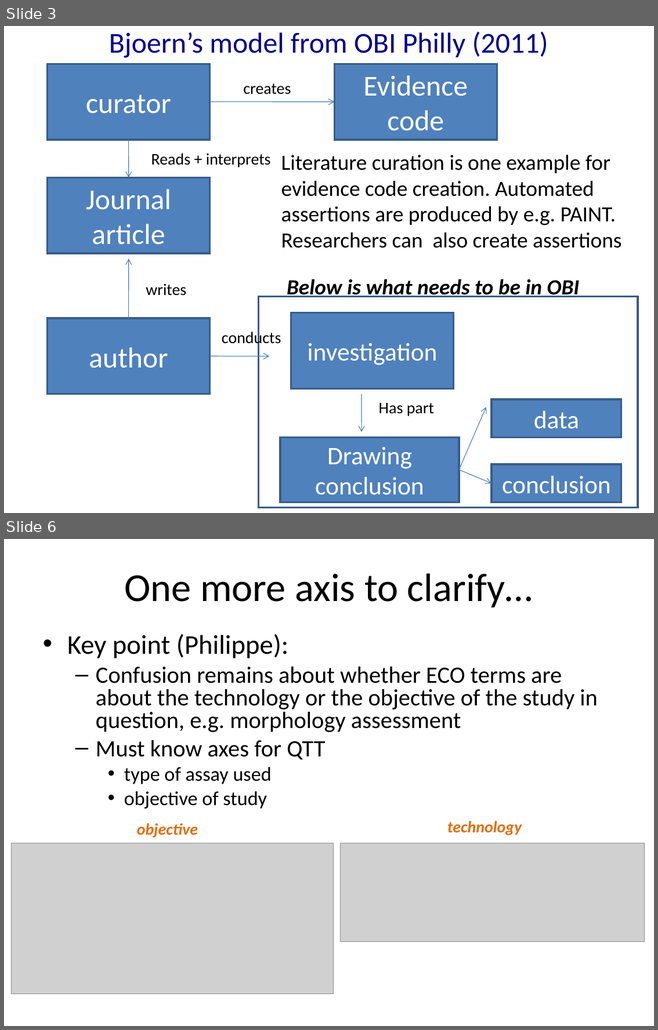
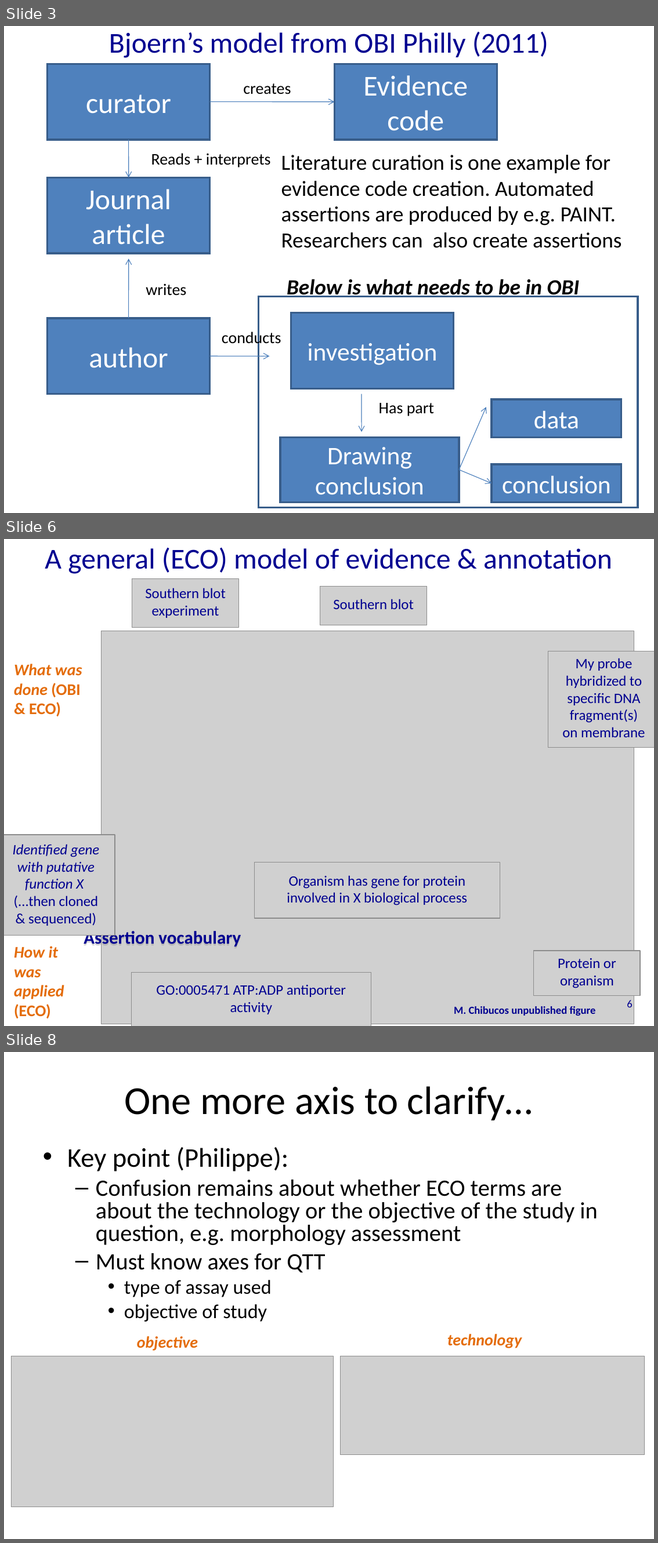
Before and after one commit to obi-ontology/obi-legacy-svn, a slide deck: trunk/docs/presentations/OBI workshop May 2012 Ann Arbor/ECO-OBI/OBI ECO.ppt. Shown one above the other, each under a label of ours: slides 3 and 6 before the commit, slides 3, 6 and 8 after it; the slides between them are not shown. The pictures are 658x1030 and 658x1543 pixels, drawn with LibreOffice and Linux fonts; fonts in the diff are those of the drawing; grey boxes stand for pictures. Boxes give left, top, right and bottom in pixels: in the first picture for what was removed or moved away, otherwise in the second. Text is boxed around its words. In the diff, an @@ line names an element or a change of style, - is before the commit and + after.

```diff
--- a/trunk/docs/presentations/OBI workshop May 2012 Ann Arbor/ECO-OBI/OBI ECO.ppt
+++ b/trunk/docs/presentations/OBI workshop May 2012 Ann Arbor/ECO-OBI/OBI ECO.ppt
@@ slide 6 added at [4,539,654,1026], background #FFFFFF @@
@@ title added at [45,547,612,574], 32 pt, text #000090 @@
+A general (ECO) model of evidence & annotation
@@ picture added at [132,578,239,627] @@
@@ text added at [145,588,226,618], 16 pt, text #000090 @@
+Southern blot experiment
@@ picture added at [320,587,427,625] @@
@@ text added at [333,599,413,609], 16 pt, text #000090 @@
+Southern blot
@@ picture added at [101,631,633,1024] @@
@@ picture added at [547,652,654,748] @@
@@ text added at [562,658,644,737], 16 pt, text #000090 @@
+My probe hybridized to specific DNA fragment(s) on membrane
@@ text added at [14,664,82,716], 18 pt, text #E46C0A, bold, italic @@
+What was done (OBI & ECO)
@@ picture added at [4,835,115,935] @@
@@ text added at [13,844,99,926], 16 pt, text #000090, italic @@
+Identified gene with putative function X (...then cloned & sequenced)
@@ picture added at [254,863,500,918] @@
@@ text added at [286,875,467,906], 16 pt, text #000090 @@
+Organism has gene for protein involved in X biological process
@@ text added at [83,930,241,950], 20 pt, text #000090, bold @@
+Assertion vocabulary
@@ text added at [14,946,64,1019], 18 pt, text #E46C0A, bold, italic @@
+How it was applied (ECO)
@@ picture added at [534,951,640,995] @@
@@ picture added at [132,972,371,1026] @@
@@ text added at [557,958,616,988], 16 pt, text #000090 @@
+Protein or organism
@@ rounded rectangle added at [134,976,367,1025], fill #9BBB59 at 20% opacity, outline #4A7EBB 0.74 pt @@
@@ text added at [156,985,346,1015], 16 pt, text #000090 @@
+GO:0005471 ATP:ADP antiporter activity
@@ text added at [453,1006,596,1016], 12 pt, text #000090, bold @@
+M. Chibucos unpublished figure
@@ page number added at [626,1000,632,1008], 12 pt, text #000090 @@
+6
@@ what was slide 6 is now slide 8 @@
```
Also in this commit, not shown: 4 slides changed, 1 other slide added.
